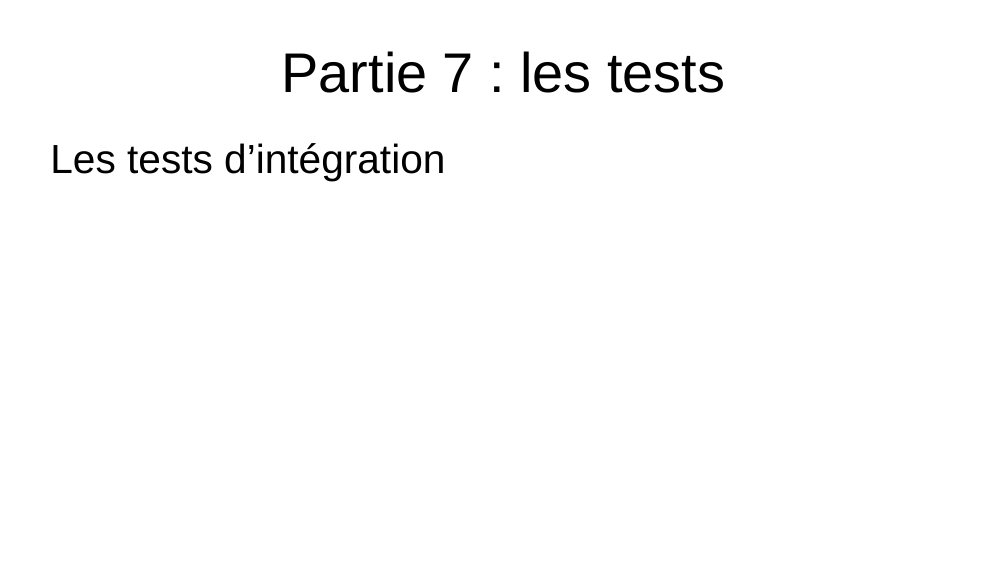
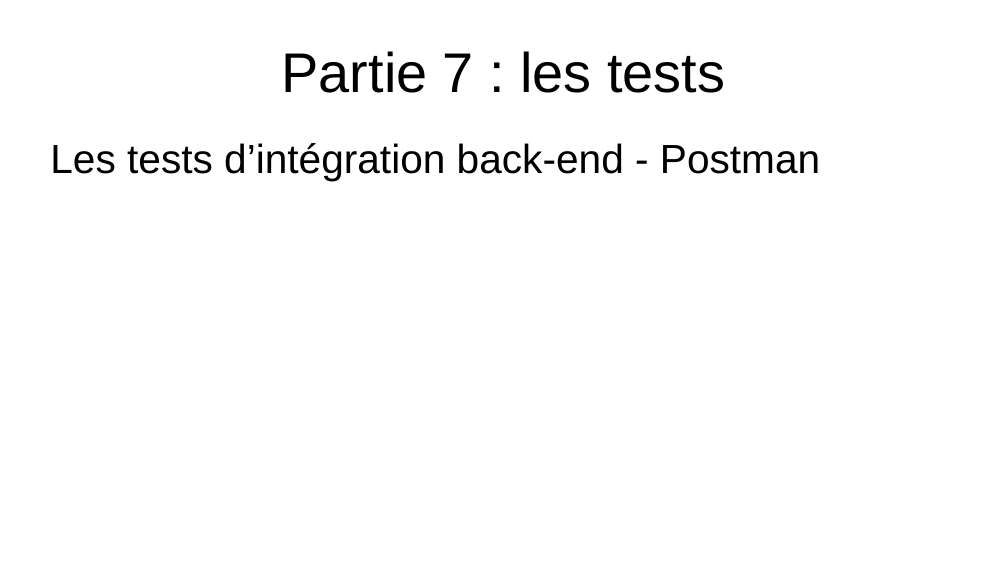
Before and after one commit to EmmaBroudic/Projet-Nooky, a slide deck: slide 51 of doc/Nooky2.odp (slide 53 before the commit). Drawn at 1008x567 pixels with LibreOffice and Linux fonts; fonts in the diff are those of the drawing. Boxes give left, top, right and bottom in pixels: in the first picture for what was removed or moved away, otherwise in the second. Text is boxed around its words. In the diff, an @@ line names an element or a change of style, - is before the commit and + after.

```diff
--- a/doc/Nooky2.odp
+++ b/doc/Nooky2.odp
@@ text at (50,143,820,181): text changed @@
-Les tests d’intégration
+Les tests d’intégration back-end - Postman
```
Also in this commit, not shown: 7 other slides changed, 3 other files.
